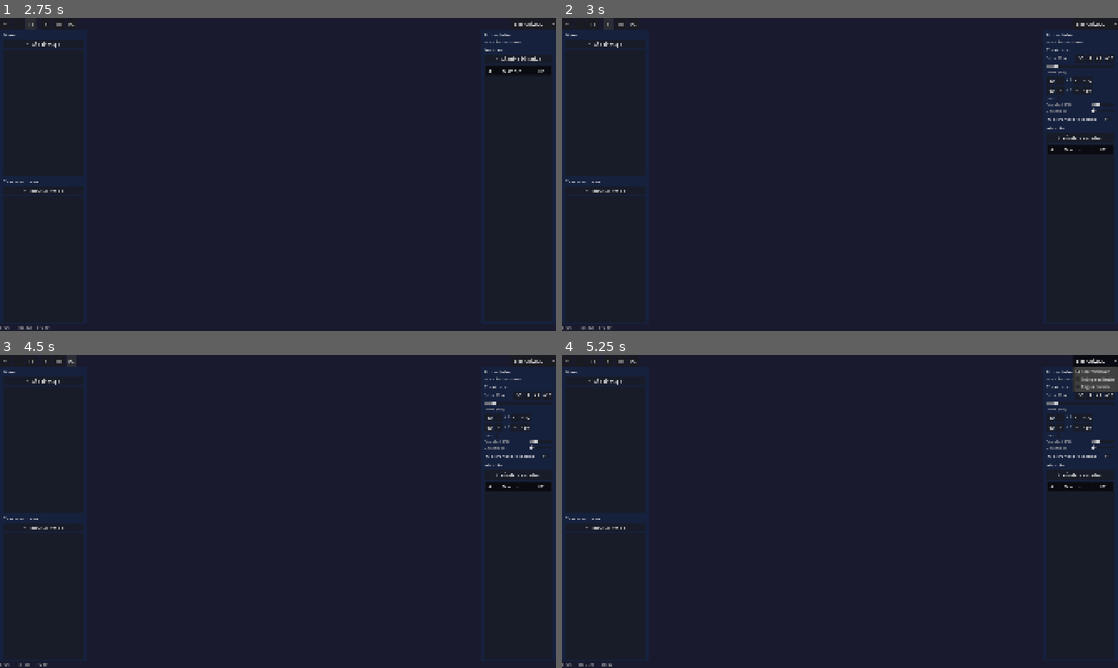
Above: before the commit, frames 1-4 (two rows, left to right).
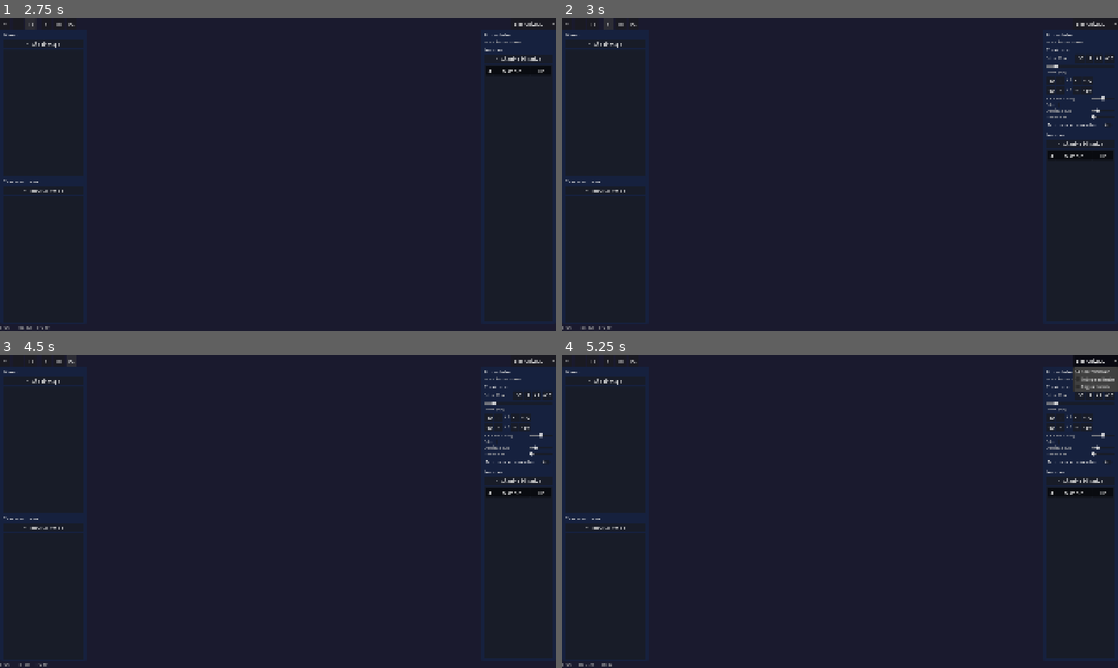
Above: after the commit, the same moments.

Repository: DEVizzent/BattleMapToolkit
Game: Godot game, scene res://scenes/ui/dm_window.tscn
Same seed, same stepped clock (60 frames per second), same inputs: the game is played once before the commit and once after it. This scene is started directly instead of the project's main scene.
Inputs:
- Up to frame 1 (2.75 s): click "+" at 0.5 s; click "-" at 1.25 s; click "[ ]" at 2 s
- Up to frame 2 (3 s): click "#" at 2.75 s
- Up to frame 3 (4.5 s): click "M" at 3.5 s; click "FX" at 4.25 s
- Up to frame 4 (5.25 s): click "Sincronizado" at 5 s

Frame 1 is identical in both runs. In frame 2, 0.5% of the frame differs, in the area x 87-100%, y 24-45%; in frame 3, 0.5%; in frame 4, 0.5%.

Commit message:
feat(grid): rotacion de la cuadricula (-45 deg a +45 deg)
GridData.rotation_degrees aplicado a GridLayer.rotation_degrees.
Slider en panel con step de 0.5 deg. La rotacion persiste al
alternar visibilidad de la cuadricula.
5 tests nuevos: default cero, cambio, negativos, rango, persiste.

Diff:
--- a/scenes/ui/dm_window.tscn
+++ b/scenes/ui/dm_window.tscn
@@ -352,6 +352,27 @@
 text = "+10"
 custom_minimum_size = Vector2(32, 22)
 
+[node name="RotationHBox" type="HBoxContainer" parent="MainVBox/ContentHBox/RightPanel/RightVBox/GridPanel"]
+layout_mode = 2
+theme_override_constants/separation = 8
+
+[node name="RotationLabel" type="Label" parent="MainVBox/ContentHBox/RightPanel/RightVBox/GridPanel/RotationHBox"]
+unique_name_in_owner = true
+layout_mode = 2
+text = "Rotacion: 0 deg"
+theme_override_colors/font_color = Color(0.667, 0.667, 0.667, 1)
+theme_override_font_sizes/font_size = 12
+size_flags_horizontal = 3
+
+[node name="RotationSlider" type="HSlider" parent="MainVBox/ContentHBox/RightPanel/RightVBox/GridPanel/RotationHBox"]
+unique_name_in_owner = true
+layout_mode = 2
+min_value = -45.0
+max_value = 45.0
+step = 0.5
+value = 0.0
+custom_minimum_size = Vector2(80, 0)
+
 [node name="GridColorHBox" type="HBoxContainer" parent="MainVBox/ContentHBox/RightPanel/RightVBox/GridPanel"]
 layout_mode = 2
 theme_override_constants/separation = 8
--- a/scripts/grid/grid_data.gd
+++ b/scripts/grid/grid_data.gd
@@ -7,6 +7,7 @@
 @export var line_width: float = 1.0
 @export var visible: bool = false
 @export var show_coords: bool = false
+@export var rotation_degrees: float = 0.0
 
 
 func to_dict() -> Dictionary:
@@ -18,6 +19,7 @@
 		"line_width": line_width,
 		"visible": visible,
 		"show_coords": show_coords,
+		"rotation_degrees": rotation_degrees,
 	}
 
 
@@ -33,4 +35,5 @@
 	gd.line_width = d.get("line_width", 1.0)
 	gd.visible = d.get("visible", false)
 	gd.show_coords = d.get("show_coords", false)
+	gd.rotation_degrees = d.get("rotation_degrees", 0.0)
 	return gd
--- a/scripts/ui/dm_window.gd
+++ b/scripts/ui/dm_window.gd
@@ -58,6 +58,9 @@
 @onready var origin_y_dec1: Button = %OriginYDec1
 @onready var origin_y_inc1: Button = %OriginYInc1
 @onready var origin_y_inc10: Button = %OriginYInc10
+
+@onready var grid_rotation_label: Label = %RotationLabel
+@onready var grid_rotation_slider: HSlider = %RotationSlider
 
 @onready var status_bar: HBoxContainer = %StatusBar
 @onready var zoom_label: Label = %ZoomLabel
@@ -207,6 +210,9 @@
 
 
 func _refresh_grid() -> void:
+	var gd := GameState.get_current_grid()
+	if gd:
+		grid_layer.rotation_degrees = gd.rotation_degrees
 	grid_layer.refresh()
 
 
@@ -228,6 +234,7 @@
 	origin_y_dec1.pressed.connect(func(): _adjust_origin_y(-1))
 	origin_y_inc1.pressed.connect(func(): _adjust_origin_y(1))
 	origin_y_inc10.pressed.connect(func(): _adjust_origin_y(10))
+	grid_rotation_slider.value_changed.connect(_on_grid_rotation_changed)
 
 
 func _apply_grid_panel_values(gd: Resource) -> void:
@@ -242,6 +249,9 @@
 	grid_origin_label.text = "Offset: (%d, %d)" % [int(gd.origin.x), int(gd.origin.y)]
 	grid_origin_x_label.text = "X: %d" % int(gd.origin.x)
 	grid_origin_y_label.text = "Y: %d" % int(gd.origin.y)
+	grid_rotation_slider.set_value_no_signal(gd.rotation_degrees)
+	grid_rotation_label.text = "Rotacion: %.1f deg" % gd.rotation_degrees
+	grid_layer.rotation_degrees = gd.rotation_degrees
 
 
 func _on_grid_cell_size_slider(value: float) -> void:
@@ -298,6 +308,14 @@
 	gd.origin.y += delta
 	grid_origin_label.text = "Offset: (%d, %d)" % [int(gd.origin.x), int(gd.origin.y)]
 	grid_origin_y_label.text = "Y: %d" % int(gd.origin.y)
+	_refresh_grid()
+
+
+func _on_grid_rotation_changed(value: float) -> void:
+	var gd := GameState.get_current_grid()
+	gd.rotation_degrees = value
+	grid_rotation_label.text = "Rotacion: %.1f deg" % value
+	grid_layer.rotation_degrees = value
 	_refresh_grid()
 
 
--- a/test/test_grid/test_grid_integration.gd
+++ b/test/test_grid/test_grid_integration.gd
@@ -20,6 +20,7 @@
 	gd.line_width = 1.0
 	gd.visible = false
 	gd.show_coords = false
+	gd.rotation_degrees = 0.0
 
 
 func test_grid_toggle_visibility() -> void:
@@ -221,3 +222,45 @@
 	assert_string_contains(_dm.grid_origin_label.text, "Offset: (12, 34)")
 	assert_string_contains(_dm.grid_origin_x_label.text, "X: 12")
 	assert_string_contains(_dm.grid_origin_y_label.text, "Y: 34")
+
+
+func test_rotation_default_zero() -> void:
+	var gd := GameState.get_current_grid()
+	assert_eq(gd.rotation_degrees, 0.0)
+	assert_eq(_dm.grid_layer.rotation_degrees, 0.0)
+
+
+func test_rotation_changes_grid_layer() -> void:
+	_dm._on_grid_toggle_pressed()
+	_dm._on_grid_rotation_changed(15.0)
+	var gd := GameState.get_current_grid()
+	assert_eq(gd.rotation_degrees, 15.0)
+	assert_eq(_dm.grid_layer.rotation_degrees, 15.0)
+	assert_string_contains(_dm.grid_rotation_label.text, "Rotacion: 15.0 deg")
+
+
+func test_rotation_negative_allowed() -> void:
+	_dm._on_grid_toggle_pressed()
+	_dm._on_grid_rotation_changed(-10.5)
+	var gd := GameState.get_current_grid()
+	assert_eq(gd.rotation_degrees, -10.5)
+	assert_eq(_dm.grid_layer.rotation_degrees, -10.5)
+
+
+func test_rotation_clamped_range() -> void:
+	_dm._on_grid_toggle_pressed()
+	assert_eq(_dm.grid_rotation_slider.min_value, -45.0)
+	assert_eq(_dm.grid_rotation_slider.max_value, 45.0)
+
+
+func test_rotation_persists_on_reactivate() -> void:
+	var gd := GameState.get_current_grid()
+	_dm._on_grid_toggle_pressed()
+	_dm._on_grid_rotation_changed(20.0)
+
+	# Toggle off then on — rotation should persist
+	_dm._on_grid_toggle_pressed()
+	assert_almost_eq(gd.rotation_degrees, 20.0, 0.01)
+	_dm._on_grid_toggle_pressed()
+	assert_almost_eq(_dm.grid_layer.rotation_degrees, 20.0, 0.01)
+	assert_string_contains(_dm.grid_rotation_label.text, "Rotacion: 20.0 deg")
